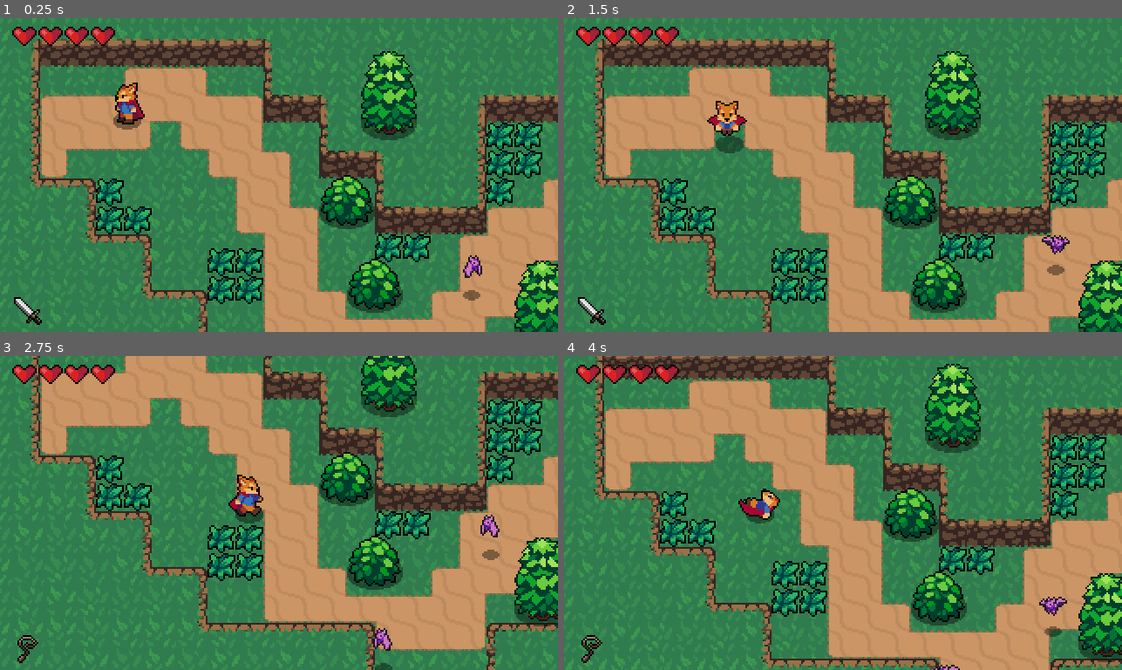
Above: before the commit, frames 1-4 (two rows, left to right).
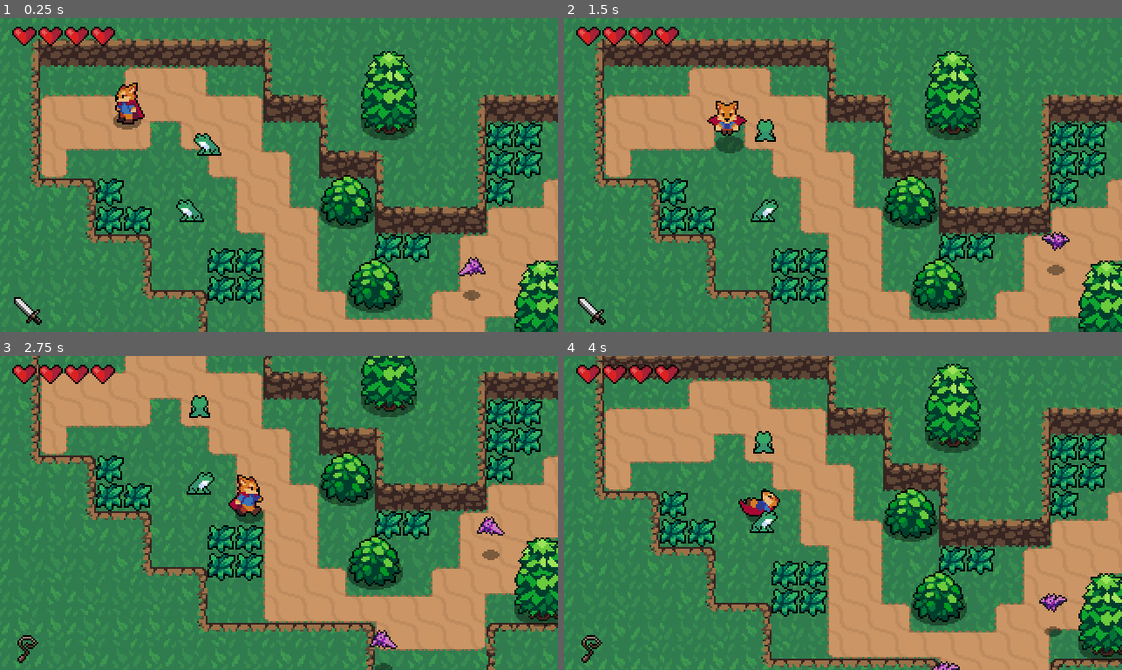
Above: after the commit, the same moments.

Repository: h3nse/Extended-Action-RPG
Game: Godot game, scene res://World.tscn
Same seed, same stepped clock (60 frames per second), same inputs: the game is played once before the commit and once after it.
Inputs:
- Up to frame 1 (0.25 s): no input
- Up to frame 2 (1.5 s): hold D (move_right) 0.53-1.28 s; tap Space (attack) at 0.6 s; hold S (move_down) from 1.28 s (still down); tap Shift (roll) at 1.35 s
- Up to frame 3 (2.75 s): release S (move_down) at 2.03 s; hold D (move_right) from 2.03 s (still down); tap Q (weapon_cycle) at 2.1 s
- Up to frame 4 (4 s): release D (move_right) at 2.78 s; hold W (move_up) 2.78-3.53 s; tap Space (attack) at 2.85 s; hold A (move_left) from 3.53 s (still down); tap Shift (roll) at 3.6 s

The runs differ from the first frame. In frame 1, 0.6% of the frame differs, in the area x 31-88%, y 36-83%; in frame 2, 0.6%; in frame 3, 0.8%, in the area x 33-91%, y 12-94%; in frame 4, 0.7%.

Commit message:
Add frog death

Diff:
--- a/src/Enemies/Bat.gd
+++ b/src/Enemies/Bat.gd
@@ -104,7 +104,6 @@
 	hurtbox.create_hit_effect()
 	hurtbox.start_invincibility(0.4)
 
-
 func _on_Stats_no_health():
 	queue_free()
 	#Make instance of scene
@@ -114,10 +113,8 @@
 	#Set the position
 	enemyDeathEffect.global_position = global_position
 
-
 func _on_Hurtbox_invincibility_started():
 	animationPlayer.play("Start")
 
-
 func _on_Hurtbox_invincibility_ended():
 	animationPlayer.play("Stop")
--- a/src/Enemies/Bat.tscn
+++ b/src/Enemies/Bat.tscn
@@ -117,7 +117,7 @@
 position = Vector2( 0, -12 )
 frames = SubResource( 6 )
 animation = "Fly"
-frame = 4
+frame = 3
 playing = true
 
 [node name="ShadowSprite" type="Sprite" parent="."]
--- a/src/Enemies/PoisonFrog.gd
+++ b/src/Enemies/PoisonFrog.gd
@@ -1,4 +1,6 @@
 extends KinematicBody2D
+
+const EnemyDeathEffect = preload("res://Effects/EnemyDeathEffect.tscn")
 
 #export variables
 export var maxJumpLength = 5.0
@@ -13,9 +15,12 @@
 onready var animationPlayer = $AnimationPlayer
 onready var animationTree = $AnimationTree
 onready var softCollision = $SoftCollision
+onready var stats = $Stats
+onready var hurtbox = $Hurtbox
 onready var animationState = animationTree.get("parameters/playback")
 
 var velocity = Vector2.ZERO
+var knockback = Vector2.ZERO
 var lastDirection = Vector2.ZERO
 
 #States
@@ -31,6 +36,8 @@
 	moveTimer.wait_time = rand_range(2.0, jumpInterval)
 
 func _process(delta):
+	knockback = knockback.move_toward(Vector2.ZERO, friction * delta)
+	knockback = move_and_slide(knockback)
 	match state:
 		IDLE:
 			velocity = velocity.move_toward(Vector2.ZERO, friction * delta)
@@ -60,3 +67,20 @@
 	#Creates vector and rotates it by a random degree
 	var direction = Vector2.LEFT.rotated(rand_range(0,TAU))
 	return direction
+
+func _on_Hurtbox_area_entered(area):
+	#Lower the health
+	stats.health -= area.damage
+	#Set knockback by direction and multiplier
+	knockback = area.knockback_vector * 100
+	hurtbox.create_hit_effect()
+	hurtbox.start_invincibility(0.4)
+
+func _on_Stats_no_health():
+	queue_free()
+	#Make instance of scene
+	var enemyDeathEffect = EnemyDeathEffect.instance()
+	#Add scene to the world scene
+	get_parent().add_child(enemyDeathEffect)
+	#Set the position
+	enemyDeathEffect.global_position = global_position
--- a/src/Enemies/PoisonFrog.tscn
+++ b/src/Enemies/PoisonFrog.tscn
@@ -1,8 +1,10 @@
-[gd_scene load_steps=29 format=2]
+[gd_scene load_steps=32 format=2]
 
 [ext_resource path="res://Enemies/FrogSpriteSheet.png" type="Texture" id=1]
 [ext_resource path="res://Enemies/PoisonFrog.gd" type="Script" id=2]
 [ext_resource path="res://Hit- & hurtboxes/SoftCollision.tscn" type="PackedScene" id=3]
+[ext_resource path="res://Hit- & hurtboxes/Hurtbox.tscn" type="PackedScene" id=4]
+[ext_resource path="res://Stats.tscn" type="PackedScene" id=5]
 
 [sub_resource type="CircleShape2D" id=1]
 radius = 7.0
@@ -215,6 +217,9 @@
 [sub_resource type="CircleShape2D" id=21]
 radius = 8.0
 
+[sub_resource type="CircleShape2D" id=26]
+radius = 6.0
+
 [node name="PoisonFrog" type="KinematicBody2D"]
 collision_layer = 16
 script = ExtResource( 2 )
@@ -262,7 +267,20 @@
 position = Vector2( 0, 2 )
 shape = SubResource( 21 )
 
+[node name="Hurtbox" parent="." instance=ExtResource( 4 )]
+collision_layer = 8
+
+[node name="CollisionShape2D" parent="Hurtbox" index="0"]
+position = Vector2( 0, 2 )
+shape = SubResource( 26 )
+
+[node name="Stats" parent="." instance=ExtResource( 5 )]
+max_health = 4
+
 [connection signal="timeout" from="MoveTimer" to="." method="_on_MoveTimer_timeout"]
 [connection signal="timeout" from="JumpTimer" to="." method="_on_JumpTimer_timeout"]
+[connection signal="area_entered" from="Hurtbox" to="." method="_on_Hurtbox_area_entered"]
+[connection signal="no_health" from="Stats" to="." method="_on_Stats_no_health"]
 
 [editable path="SoftCollision"]
+[editable path="Hurtbox"]
--- a/src/World.tscn
+++ b/src/World.tscn
@@ -632,7 +632,7 @@
 [node name="Frogs" type="YSort" parent="YSort"]
 
 [node name="PoisonFrog4" parent="YSort/Frogs" instance=ExtResource( 16 )]
-position = Vector2( 428, 143 )
+position = Vector2( 86, 81 )
 
 [node name="PoisonFrog5" parent="YSort/Frogs" instance=ExtResource( 16 )]
 position = Vector2( 525, 119 )
@@ -644,7 +644,7 @@
 position = Vector2( 504, 86 )
 
 [node name="PoisonFrog7" parent="YSort/Frogs" instance=ExtResource( 16 )]
-position = Vector2( 473, 114 )
+position = Vector2( 96, 43 )
 
 [node name="UI" type="CanvasLayer" parent="."]
 
